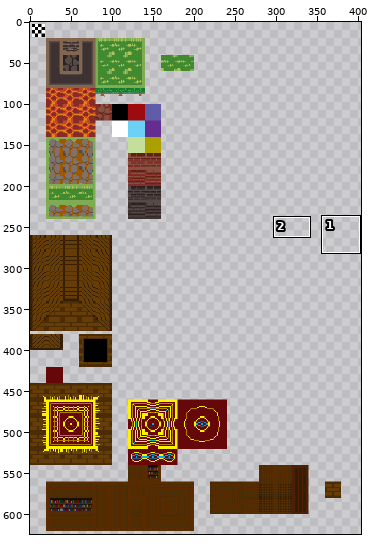
Two versions of one sprite sheet, tilesets/TileSet1/output_tileset.png. Above: a wide view before the commit, with the close-up outlined.
Close-up. Old version:
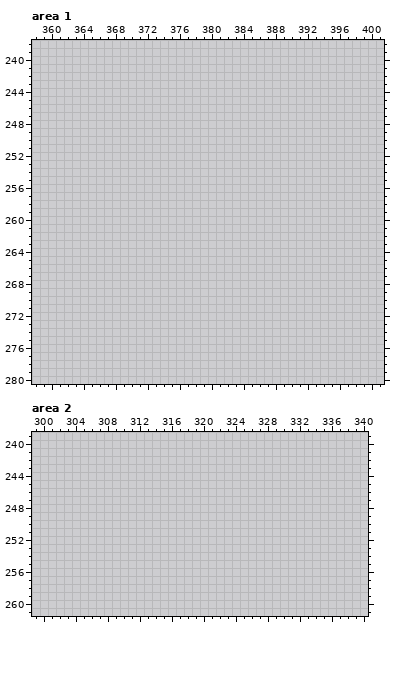
The file is 640x640 pixels. Colours within 5 levels of each other are drawn and written as one. Shown: area 1: x 358..401, y 238..280; area 2: x 299..340, y 239..261. The wide view leaves out empty margins. The commit also changed other parts of the picture, which this record leaves out.
Now the later version:
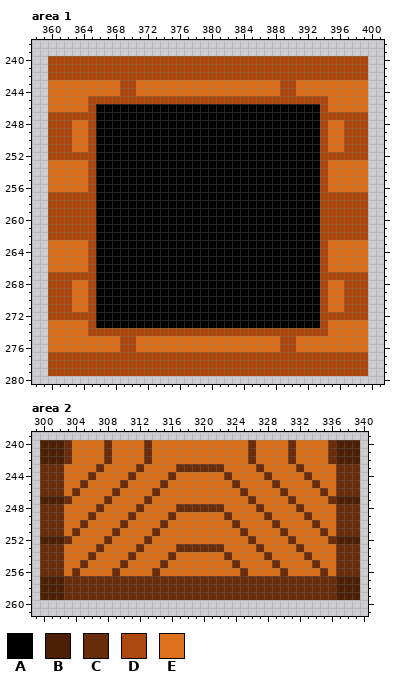
Palette (. is transparent): A #000000  B #4c1f06  C #682c0a  D #ac470e  E #dc701d
Change:
Changed rows in their new state; - is an unchanged pixel.
Area 1:
first column x 360:
240 DDDDDDDDDDDDDDDDDDDDDDDDDDDDDDDDDDDDDDDD
241 DDDDDDDDDDDDDDDDDDDDDDDDDDDDDDDDDDDDDDDD
242 DDDDDDDDDDDDDDDDDDDDDDDDDDDDDDDDDDDDDDDD
243 EEEEEEEEEDDEEEEEEEEEEEEEEEEEEDDEEEEEEEEE
244 EEEEEEEEEDDEEEEEEEEEEEEEEEEEEDDEEEEEEEEE
245 EEEEEDDDDDDDDDDDDDDDDDDDDDDDDDDDDDDEEEEE
246 EEEEEDAAAAAAAAAAAAAAAAAAAAAAAAAAAADEEEEE
247 DDDDDDAAAAAAAAAAAAAAAAAAAAAAAAAAAADDDDDD
248 DDDEEDAAAAAAAAAAAAAAAAAAAAAAAAAAAADEEDDD
249 DDDEEDAAAAAAAAAAAAAAAAAAAAAAAAAAAADEEDDD
250 DDDEEDAAAAAAAAAAAAAAAAAAAAAAAAAAAADEEDDD
251 DDDEEDAAAAAAAAAAAAAAAAAAAAAAAAAAAADEEDDD
252 DDDDDDAAAAAAAAAAAAAAAAAAAAAAAAAAAADDDDDD
253 EEEEEDAAAAAAAAAAAAAAAAAAAAAAAAAAAADEEEEE
254 EEEEEDAAAAAAAAAAAAAAAAAAAAAAAAAAAADEEEEE
255 EEEEEDAAAAAAAAAAAAAAAAAAAAAAAAAAAADEEEEE
256 EEEEEDAAAAAAAAAAAAAAAAAAAAAAAAAAAADEEEEE
257 DDDDDDAAAAAAAAAAAAAAAAAAAAAAAAAAAADDDDDD
258 DDDDDDAAAAAAAAAAAAAAAAAAAAAAAAAAAADDDDDD
259 DDDDDDAAAAAAAAAAAAAAAAAAAAAAAAAAAADDDDDD
260 DDDDDDAAAAAAAAAAAAAAAAAAAAAAAAAAAADDDDDD
261 DDDDDDAAAAAAAAAAAAAAAAAAAAAAAAAAAADDDDDD
262 DDDDDDAAAAAAAAAAAAAAAAAAAAAAAAAAAADDDDDD
263 EEEEEDAAAAAAAAAAAAAAAAAAAAAAAAAAAADEEEEE
264 EEEEEDAAAAAAAAAAAAAAAAAAAAAAAAAAAADEEEEE
265 EEEEEDAAAAAAAAAAAAAAAAAAAAAAAAAAAADEEEEE
266 EEEEEDAAAAAAAAAAAAAAAAAAAAAAAAAAAADEEEEE
267 DDDDDDAAAAAAAAAAAAAAAAAAAAAAAAAAAADDDDDD
268 DDDEEDAAAAAAAAAAAAAAAAAAAAAAAAAAAADEEDDD
269 DDDEEDAAAAAAAAAAAAAAAAAAAAAAAAAAAADEEDDD
270 DDDEEDAAAAAAAAAAAAAAAAAAAAAAAAAAAADEEDDD
271 DDDEEDAAAAAAAAAAAAAAAAAAAAAAAAAAAADEEDDD
272 DDDDDDAAAAAAAAAAAAAAAAAAAAAAAAAAAADDDDDD
273 EEEEEDAAAAAAAAAAAAAAAAAAAAAAAAAAAADEEEEE
274 EEEEEDDDDDDDDDDDDDDDDDDDDDDDDDDDDDDEEEEE
275 EEEEEEEEEDDEEEEEEEEEEEEEEEEEEDDEEEEEEEEE
276 EEEEEEEEEDDEEEEEEEEEEEEEEEEEEDDEEEEEEEEE
277 DDDDDDDDDDDDDDDDDDDDDDDDDDDDDDDDDDDDDDDD
278 DDDDDDDDDDDDDDDDDDDDDDDDDDDDDDDDDDDDDDDD
279 DDDDDDDDDDDDDDDDDDDDDDDDDDDDDDDDDDDDDDDD
Area 2:
first column x 300:
240 BBBCEEEECEEEECEEEEEEEEEEEECEEEECEEEECBBB
241 BBBCEEEECEEEECEEEEEEEEEEEECEEEECEEEECBBB
242 BBBCEEEECEEEECEEEEEEEEEEEECEEEECEEEECBBB
243 CCCEEEECEEEECEEEECCCCCCEEEECEEEECEEEECCC
244 CCCEEECEEEECEEEECEEEEEECEEEECEEEECEEECCC
245 CCCEECEEEECEEEECEEEEEEEECEEEECEEEECEECCC
246 CCCECEEEECEEEECEEEEEEEEEECEEEECEEEECECCC
247 BBBCEEEECEEEECEEEEEEEEEEEECEEEECEEEECBBB
248 CCCEEEECEEEECEEEECCCCCCEEEECEEEECEEEECCC
249 CCCEEECEEEECEEEECEEEEEECEEEECEEEECEEECCC
250 CCCEECEEEECEEEECEEEEEEEECEEEECEEEECEECCC
251 CCCECEEEECEEEECEEEEEEEEEECEEEECEEEECECCC
252 BBBCEEEECEEEECEEEEEEEEEEEECEEEECEEEECBBB
253 CCCEEEECEEEECEEEECCCCCCEEEECEEEECEEEECCC
254 CCCEEECEEEECEEEECEEEEEECEEEECEEEECEEECCC
255 CCCEECEEEECEEEECEEEEEEEECEEEECEEEECEECCC
256 CCCECEEEECEEEECEEEEEEEEEECEEEECEEEECECCC
257 BBBCCCCCCCCCCCCCCCCCCCCCCCCCCCCCCCCCCBBB
258 BBBCCCCCCCCCCCCCCCCCCCCCCCCCCCCCCCCCCBBB
259 BBBCCCCCCCCCCCCCCCCCCCCCCCCCCCCCCCCCCBBB
Changed places in both close-ups, as pixel boxes (x1, y1, x2, y2):
added: (48, 56, 368, 376)
added: (40, 440, 360, 600)
